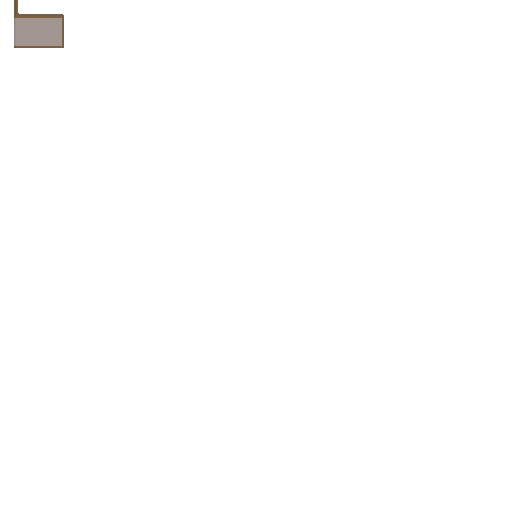
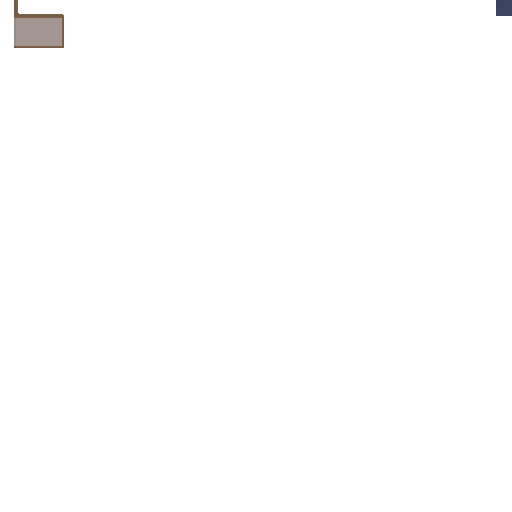
Layered file, before and after one edit (512x512). Changes by layer:
added group "Floors" with 1 layers above "Walls" over box(496, 0, 512, 16)
added layer "Carpet" in group "Floors" over box(496, 0, 512, 16)
